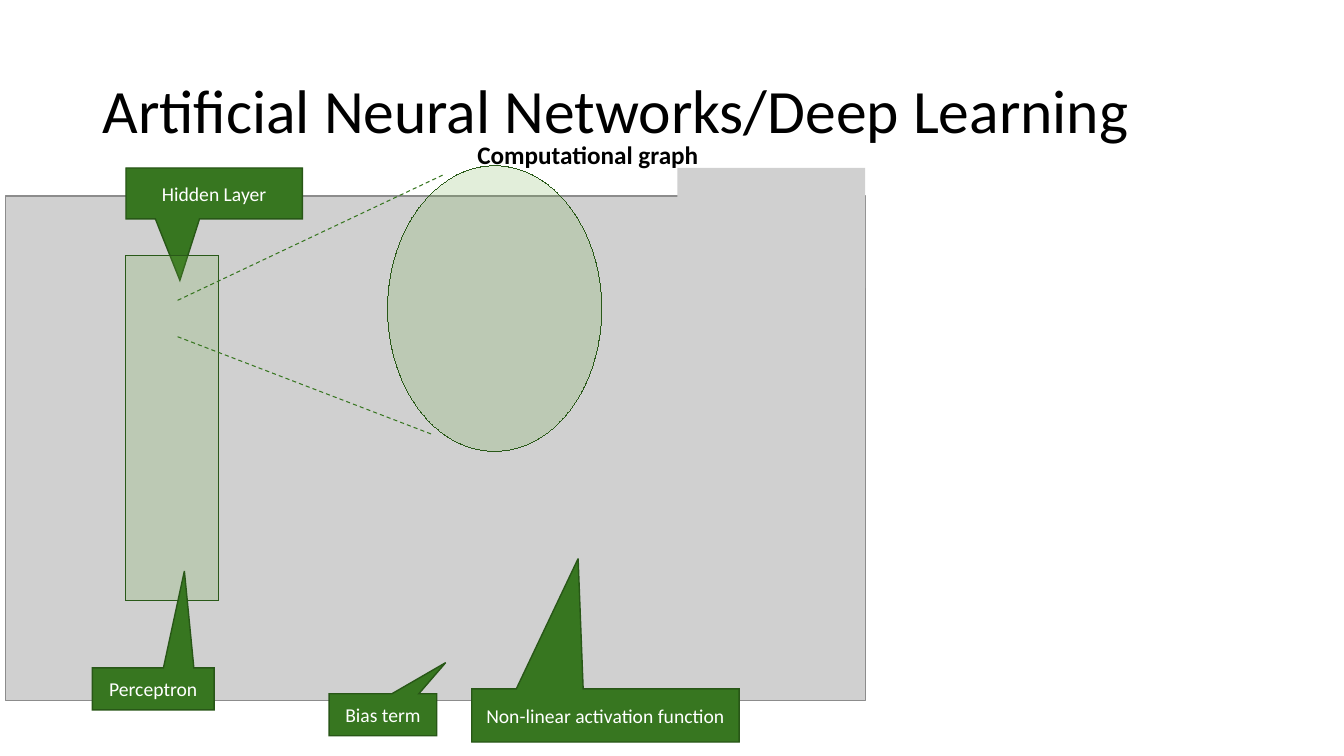
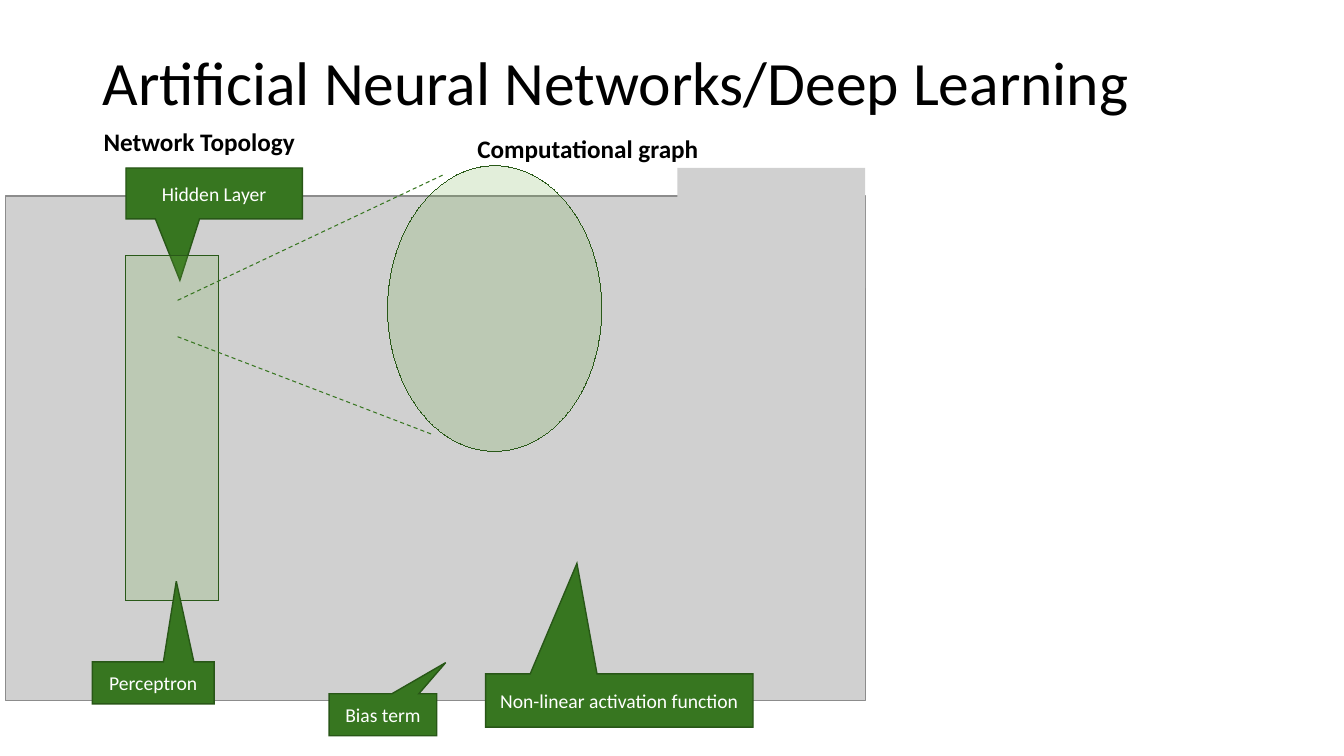
Before and after one commit to mhahsler/CS7320-AI, a slide deck: slide 32 of slides/19_ML_intro.pptx (slide 33 before the commit). Drawn at 1344x756 pixels with LibreOffice and Linux fonts; fonts in the diff are those of the drawing; grey boxes stand for pictures. Boxes give left, top, right and bottom in pixels: in the first picture for what was removed or moved away, otherwise in the second. Text is boxed around its words. In the diff, an @@ line names an element or a change of style, - is before the commit and + after.

```diff
--- a/slides/19_ML_intro.pptx
+++ b/slides/19_ML_intro.pptx
@@ title "Artificial Neural Networks/Deep Learning" rewrapped from bbox=[102, 90, 1128, 148] to bbox=[102, 62, 1128, 116] @@
@@ text added at bbox=[104, 133, 294, 156], 18 pt, text #000000, bold @@
+Network Topology
@@ text "Computational graph": place and size @@
-text "Computational graph" at bbox=[477, 146, 698, 170]
+text "Computational graph" at bbox=[477, 140, 698, 163]
@@ speech box "Perceptron": place and size @@
-speech box "Perceptron" at bbox=[93, 668, 215, 711]
+speech box "Perceptron" at bbox=[93, 662, 215, 705]
@@ speech box "Perceptron" at bbox=[93, 662, 215, 705]: proportions changed @@
@@ speech box "Non-linear activation function" at bbox=[486, 675, 753, 728]: proportions changed @@
@@ speech box "Non-linear activation function": place and size @@
-speech box "Non-linear activation function" at bbox=[472, 689, 739, 742]
+speech box "Non-linear activation function" at bbox=[486, 675, 753, 728]
```
Also in this commit, not shown: 5 other slides changed, 1 slide removed, 9 other files.
